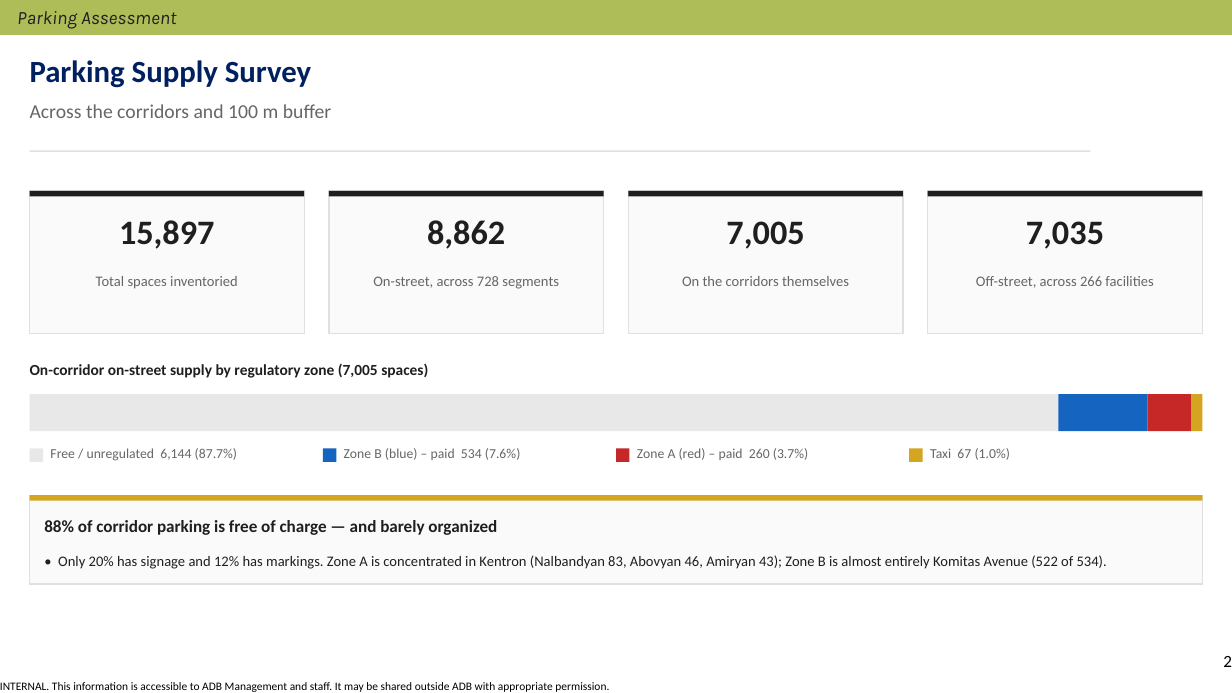
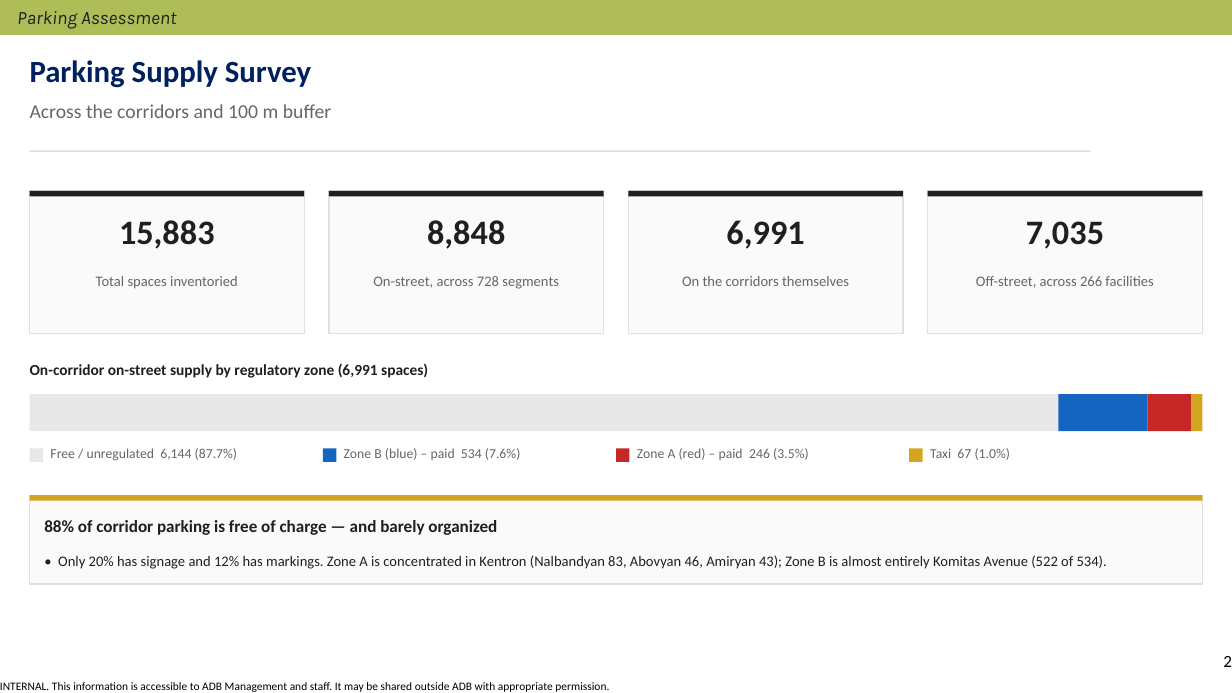
Before and after one commit to Urbanoise/Yerevan-Parking, a slide deck: slide 2 of Final Presentation/Parking Slides - 22072026.pptx. Drawn at 1232x693 pixels with LibreOffice and Linux fonts; fonts in the diff are those of the drawing; background and template pictures are left out. Boxes give left, top, right and bottom in pixels: in the first picture for what was removed or moved away, otherwise in the second. Text is boxed around its words. In the diff, an @@ line names an element or a change of style, - is before the commit and + after.

```diff
--- a/Final Presentation/Parking Slides - 22072026.pptx
+++ b/Final Presentation/Parking Slides - 22072026.pptx
@@ text at bbox=[119, 220, 215, 249]: text changed @@
-15,897
+15,883
@@ text at bbox=[427, 220, 505, 249]: text changed @@
-8,862
+8,848
@@ text at bbox=[726, 220, 804, 249]: text changed @@
-7,005
+6,991
@@ text at bbox=[30, 364, 428, 378]: text changed @@
-On-corridor on-street supply by regulatory zone (7,005 spaces)
+On-corridor on-street supply by regulatory zone (6,991 spaces)
@@ text at bbox=[637, 448, 809, 460]: text changed @@
-Zone A (red) – paid 260 (3.7%)
+Zone A (red) – paid 246 (3.5%)
```
Also in this commit, not shown: 2 other slides changed, 16 other files.
